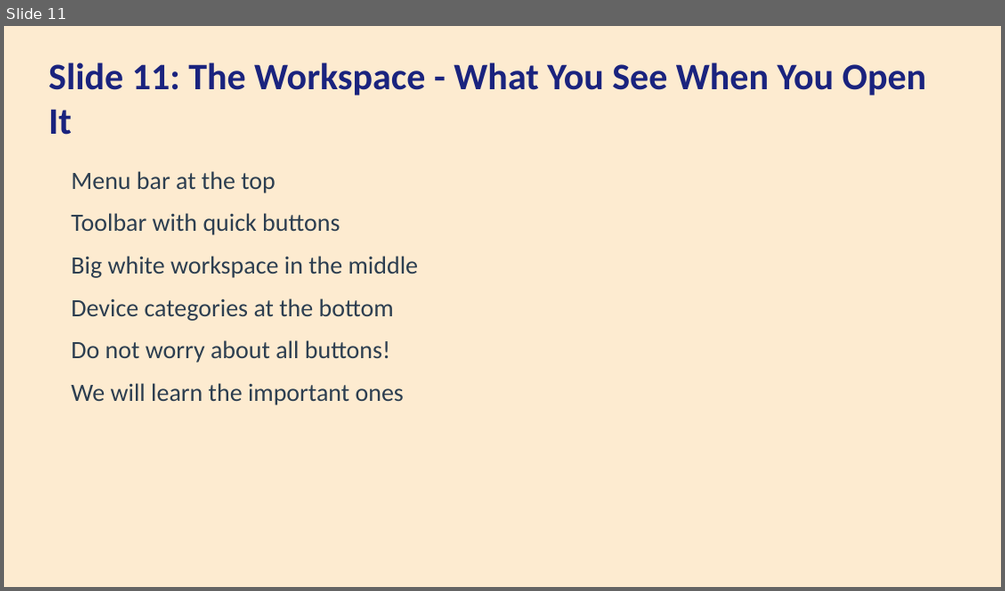
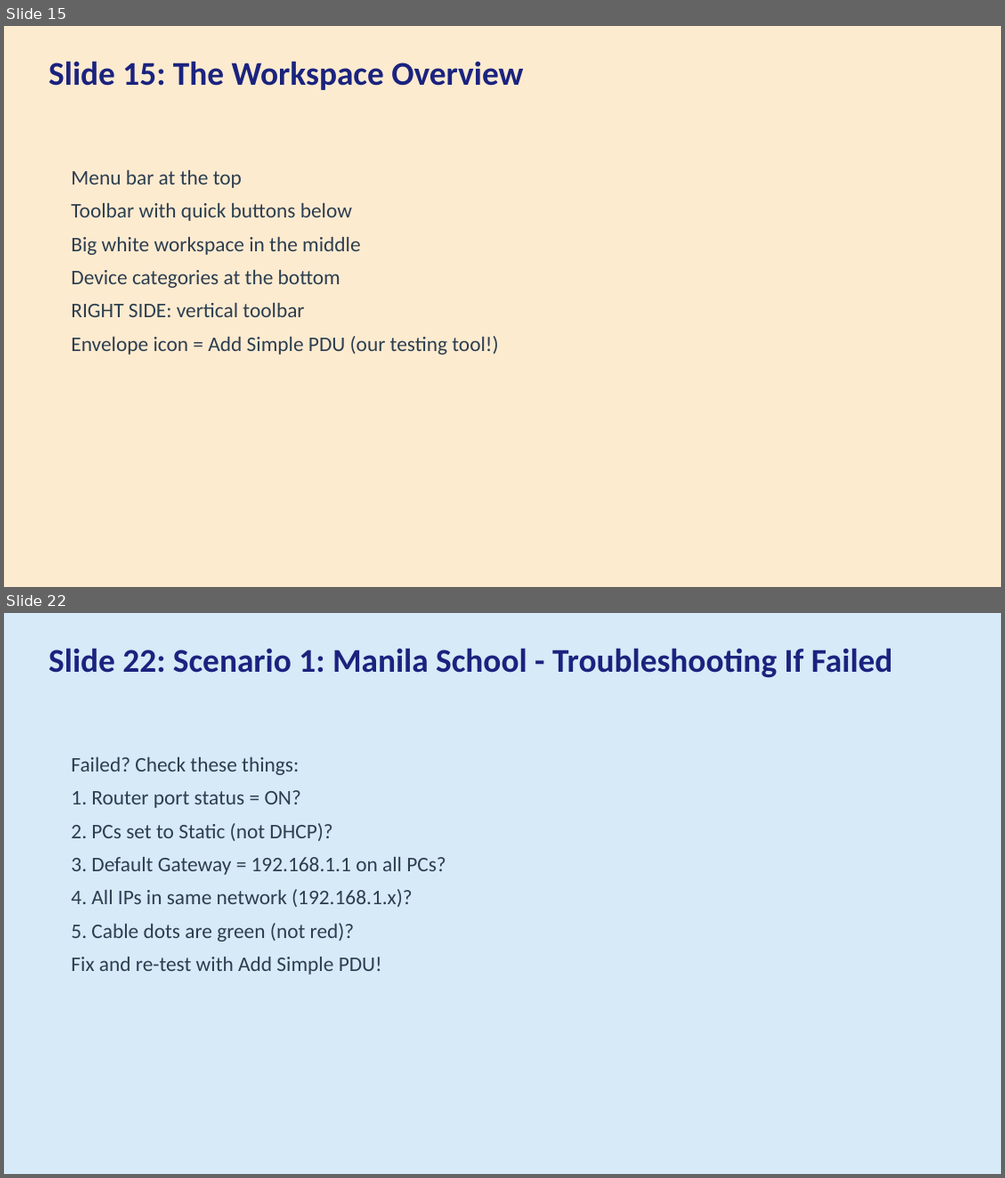
Before and after one commit to lavagunzspray520/Cisco-Packet-Tracer-Project-VIdeo2, a slide deck: webinar/Cisco_Packet_Tracer_Presentation.pptx. Shown one above the other, each under a label of ours: slide 11 before the commit, slides 15 and 22 after it; the slides between them are not shown. The pictures are 1005x591 and 1005x1178 pixels, drawn with LibreOffice and Linux fonts; fonts in the diff are those of the drawing. Boxes give left, top, right and bottom in pixels: in the first picture for what was removed or moved away, otherwise in the second. Text is boxed around its words. In the diff, an @@ line names an element or a change of style, - is before the commit and + after.

Commit message:
feat: expand to 60 slides with detailed IP placement and Add Simple PDU testing
Key changes:
- Expanded from 40 to 60 slides
- All IP configuration uses GUI only (Desktop/Config tabs)
- NO terminal, NO CLI, NO Command Prompt for any operation
- All connectivity testing uses Add Simple PDU (mailbox/envelope icon)
- 6 Philippine scenarios with full step-by-step IP placement:
  1. Manila School Lab (4 PCs + Router + Switch)
  2. Barangay Health Center (3 PCs + Printer)
  3. Sari-Sari Store POS (Wired + Wireless)
  4. Cebu University (TWO networks + inter-network routing)
  5. Davao Government Office (Public + Private zones)
  6. Pisonet Internet Cafe (6 PCs + Server)
- Each scenario includes: overview, IP plan table, device placement,
  router/PC/server configuration steps, PDU testing, troubleshooting
- Common mistakes section with troubleshooting checklist

```diff
--- a/webinar/Cisco_Packet_Tracer_Presentation.pptx
+++ b/webinar/Cisco_Packet_Tracer_Presentation.pptx
@@ slide 22 added at (4, 613, 1001, 1174), background #D6EAF8 @@
@@ text added at (48, 648, 893, 678), 32 pt, text #1A237E, bold @@
+Slide 22: Scenario 1: Manila School - Troubleshooting If Failed
@@ text added at (71, 757, 445, 974), 20 pt, text #2C3E50 @@
+Failed? Check these things:
+1. Router port status = ON?
+2. PCs set to Static (not DHCP)?
+3. Default Gateway = 192.168.1.1 on all PCs?
+4. All IPs in same network (192.168.1.x)?
+5. Cable dots are green (not red)?
+Fix and re-test with Add Simple PDU!
@@ what was slide 11 is now slide 15 @@
@@ slide 15 changed as well @@
@@ text at (48, 61, 523, 90): text changed; size 36 to 32 pt @@
-Slide 11: The Workspace - What You See When You Open It
+Slide 15: The Workspace Overview
@@ text at (71, 169, 361, 288): size 24 to 20 pt in "Menu bar at the top", "Big white workspace in the middle", "Device categories at the bottom"; less space between paragraphs @@
@@ text at (71, 202, 352, 221): text changed; size 24 to 20 pt @@
-Toolbar with quick buttons
+Toolbar with quick buttons below
@@ text at (71, 302, 498, 354): text changed; size 24 to 20 pt @@
-Do not worry about all buttons!
-We will learn the important ones
+RIGHT SIDE: vertical toolbar
+Envelope icon = Add Simple PDU (our testing tool!)
```
Also in this commit, not shown: 9 other slides changed, 49 other slides added, 30 slides removed, 2 other files.
